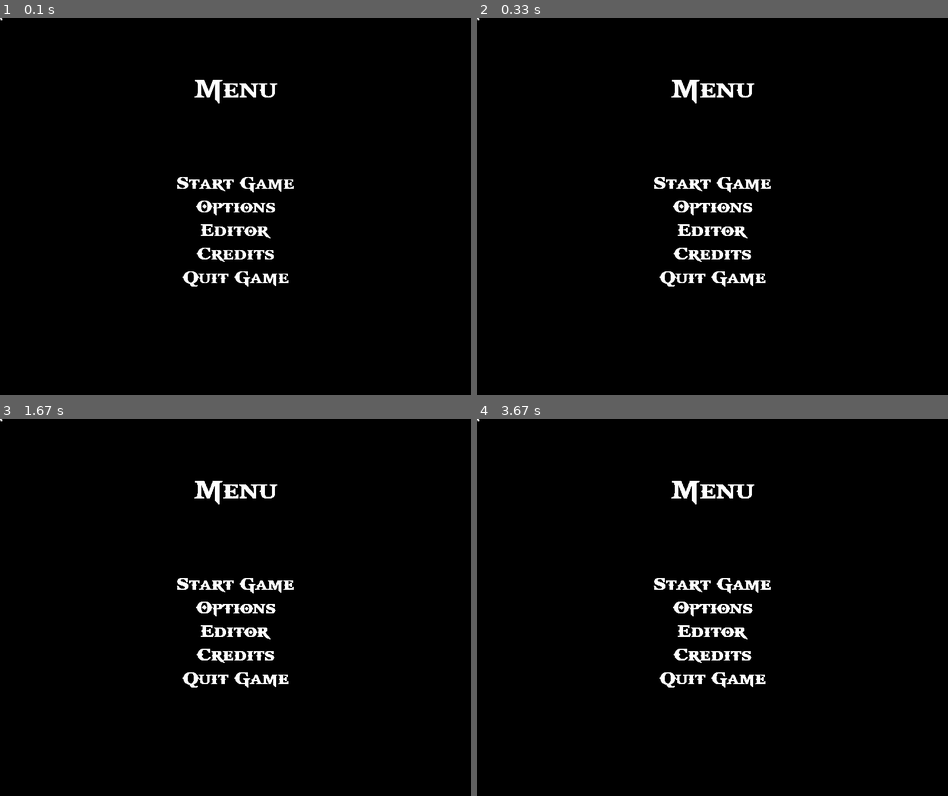
Above: before the commit, frames 1-4 (two rows, left to right).
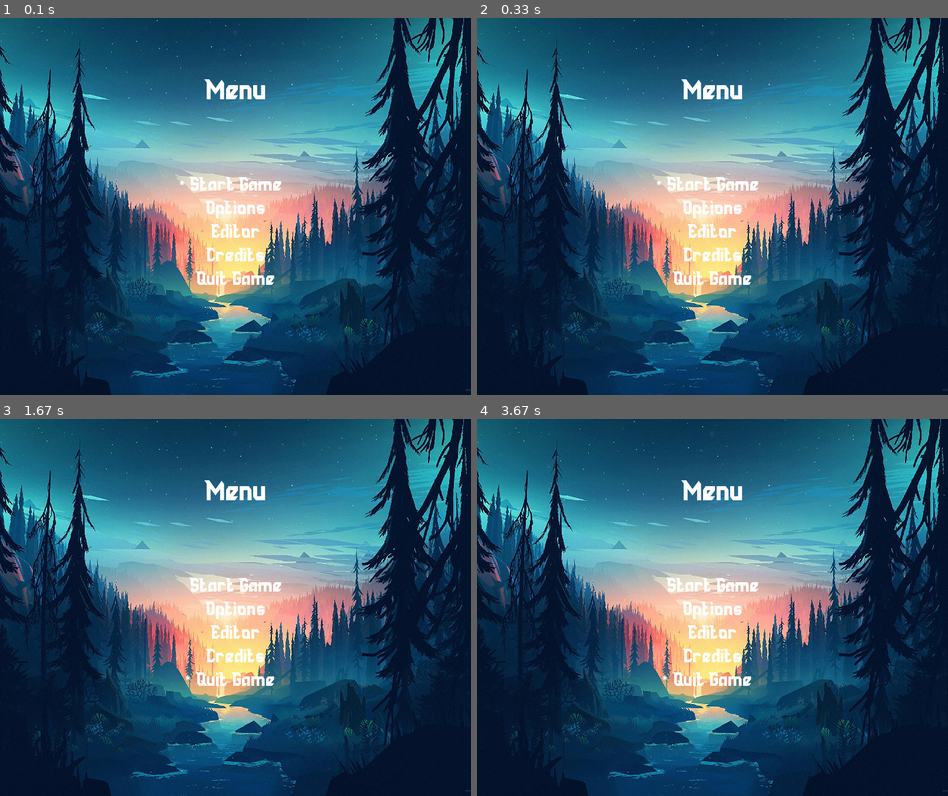
Above: after the commit, the same moments.

Repository: Mitasiek/SobotaPYGAME
Game: pygame game, started from main.py
Same seed, same stepped clock (60 frames per second), same inputs: the game is played once before the commit and once after it.
Inputs:
- Up to frame 1 (0.1 s): no input
- Up to frame 2 (0.33 s): no input
- Up to frame 3 (1.67 s): hold Enter 0.33-0.8 s; hold Up 0.33-0.8 s; hold Up 0.83-1.3 s; hold Down 1.33-1.63 s
- Up to frame 4 (3.67 s): hold Up 1.67-2.03 s; hold Down 2.07-2.43 s; hold Up 2.47-2.77 s; hold Down 2.8-3.1 s; hold Up 3.13-3.5 s; hold Down from 3.53 s (still down)

The runs differ from the first frame. In frame 1, 99% of the frame differs, in the area x 0-100%, y 0-100%; in frame 2, 99%; in frame 3, 99%; in frame 4, 99%.

Commit message:
Improve Menu State

Diff:
--- a/State/MenuStates/menu.py
+++ b/State/MenuStates/menu.py
@@ -1,10 +1,9 @@
 from State.state import State
 import pygame
-# TODO: obsluga kursora, inne staty, przeskiwanie statow, wczytanie tla
+# TODO: SKALOWANIE ZDJECIA MENU, inne staty, przeskiwanie statow, wczytanie tla
 class Menu(State):
     def __init__(self,game):
-        super().__init__()
-        self.game = game
+        super().__init__(game)
         self.mid_w = self.game.DISPLAY_WIDTH / 2
         self.mid_h = self.game.DISPLAY_HEIGHT / 2
         self.cursor_rect = pygame.Rect(0,0,20,20)
@@ -14,6 +13,13 @@
         self.editor_h = self.option_h + 40
         self.credits_h = self.editor_h + 40
         self.exit_h = self.credits_h + 40
+        # State controls:
+        self.menuState = "Start"
+        self.cursor_rect.midtop = (self.mid_w - 80, self.start_h)
+        # Keys
+        self.keyDown = False
+        self.keyUp = False
+        self.keyEnter = False
     def DrawCursor(self):
         self.game.DrawText("*", 30, self.cursor_rect.x, self.cursor_rect.y + 5, self.game.COLORS["white"])
     def DrawMenu(self):
@@ -24,6 +30,46 @@
         self.game.DrawText("Credits",32,self.mid_w,self.credits_h,self.game.COLORS["white"])
         self.game.DrawText("Quit Game",32,self.mid_w,self.exit_h,self.game.COLORS["white"])
         self.DrawCursor()
+    def MoveCursor(self):
+        print(self.menuState)
+        if (self.keyDown == True):
+            if (self.menuState == "Start"):
+                self.cursor_rect.midtop = (self.mid_w - 50, self.option_h)
+                self.menuState = "Options"
+            elif (self.menuState == "Options"):
+                self.cursor_rect.midtop = (self.mid_w - 50, self.editor_h)
+                self.menuState = "Editor"
+            elif (self.menuState == "Editor"):
+                self.cursor_rect.midtop = (self.mid_w - 50, self.credits_h)
+                self.menuState = "Credits"
+            elif (self.menuState == "Credits"):
+                self.cursor_rect.midtop = (self.mid_w - 70, self.exit_h)
+                self.menuState = "Exit"
+            elif (self.menuState == "Exit"):
+                self.cursor_rect.midtop = (self.mid_w - 80, self.start_h)
+                self.menuState = "Start"
+            self.keyDown = False
+        if (self.keyUp == True):
+            if (self.menuState == "Start"):
+                self.cursor_rect.midtop = (self.mid_w - 70, self.exit_h)
+                self.menuState = "Exit"
+            elif (self.menuState == "Options"):
+                self.cursor_rect.midtop = (self.mid_w - 80, self.start_h)
+                self.menuState = "Start"
+            elif (self.menuState == "Editor"):
+                self.cursor_rect.midtop = (self.mid_w - 50, self.option_h)
+                self.menuState = "Options"
+            elif (self.menuState == "Credits"):
+                self.cursor_rect.midtop = (self.mid_w - 50, self.editor_h)
+                self.menuState = "Editor"
+            elif (self.menuState == "Exit"):
+                self.cursor_rect.midtop = (self.mid_w - 50, self.credits_h)
+                self.menuState = "Credits"
+            self.keyUp = False
+    def CheckInput(self):
+        if (self.keyEnter):
+            print("Klawisz Enter został wcisnięty")
+            print(f'State: {self.menuState}')
     def UpdateEvents(self):
         for event in pygame.event.get():
             if event.type == pygame.QUIT:
@@ -32,15 +78,24 @@
             if event.type == pygame.KEYDOWN:
                 #Lista obslugiwanych klawiszy
                 if event.key == pygame.K_RETURN:
-                    print("Enter")
+                    self.keyEnter = True
+                    self.CheckInput()
                 if event.key == pygame.K_BACKSPACE:
                     print("Cofamy się")
+                if event.key == pygame.K_DOWN:
+                    self.keyDown = True
+                    self.MoveCursor()
+                if event.key == pygame.K_UP:
+                    self.keyUp = True
+                    self.MoveCursor()
     def Update(self):
         self.UpdateEvents()
         pygame.display.update()
     def Render(self):
+        self.game.display.fill(self.game.COLORS["red"])
+        self.game.display.blit(self.game.bg,self.game.bgRect)
         self.DrawMenu()
-        self.game.window.blit(self.game.display, (0,0))
+        self.BlitScreen()
     def DisplayState(self):
         print("Jestem w menu gry.")
         while self.runDisplay:
--- a/State/state.py
+++ b/State/state.py
@@ -1,9 +1,10 @@
 from abc import abstractmethod,ABC
-
+import pygame
 
 class State(ABC):
-    def __init__(self):
+    def __init__(self,game):
         self.runDisplay = True
+        self.game = game
     @abstractmethod
     def UpdateEvents(self):
         pass
@@ -16,3 +17,6 @@
     @abstractmethod
     def DisplayState(self):
         pass
+    def BlitScreen(self):
+        self.game.window.blit(self.game.display, (0, 0))
+        pygame.display.update()
--- a/game.py
+++ b/game.py
@@ -14,7 +14,7 @@
         self.window = pygame.display.set_mode( (self.DISPLAY_WIDTH, self.DISPLAY_HEIGHT) )
         self.menuState = Menu(self)
         self.currentState = self.menuState
-        self.fontSRC = "Font/GODOFWAR.TTF"
+        self.fontSRC = "Font/BIGSPACE.TTF"
         self.COLORS = {
             "white":(255,255,255),
             "black":(0,0,0),
@@ -22,6 +22,10 @@
             "green":(0,255,0),
             "blue":(0,0,255)
         }
+        # NEW ELEMENTS:
+        self.bg = pygame.image.load("img/wallpaper.jpg")
+        self.bg = pygame.transform.scale(self.bg,(self.DISPLAY_WIDTH,self.DISPLAY_HEIGHT))
+        self.bgRect = self.bg.get_rect()
     # Narzedzia do obslugi gry
     def DrawText(self, text, size, x, y, color):
         # TODO: Domyslny kolor ustawić na biały
Binary file added: img/wallpaper.jpg
